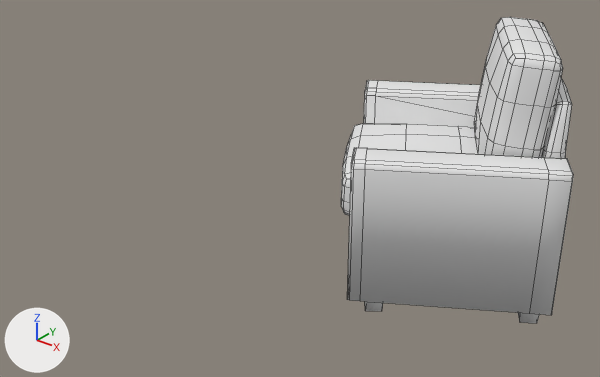
The FBX model Models/FBX/Chair/Chair LP.fbx as it was, and as the next commit left it.
Before and after are seen from a camera (50 mm lens) standing at (2.85, -2.53, 2.34) and looking at (0.45, 0.48, 0.47). The axes (+X, +Y, +Z) are drawn at lower left. The lights are the same throughout. Mesh edges are drawn as thin lines. Where no turn or scale is listed for an object, it has been applied to the vertices.

Before the edit, the objects in view are built like this:
```python
me_cube = bpy.data.meshes.new('Cube')
me_cube.from_pydata(...)  # 459 vertices, 460 faces; spans x -0.65..0.79, y -0.71..0.8, z -0.11..1.18
# faces by material slot: [200, 260]
me_cube.materials.append(mat_material_012)  # white #e7e7e7
me_cube.materials.append(mat_material_005)  # white #e7e7e7
ob_chair_lp = bpy.data.objects.new('Chair LP', me_cube)
ob_chair_lp.location = (0.954, 0.964, 0.107)
```
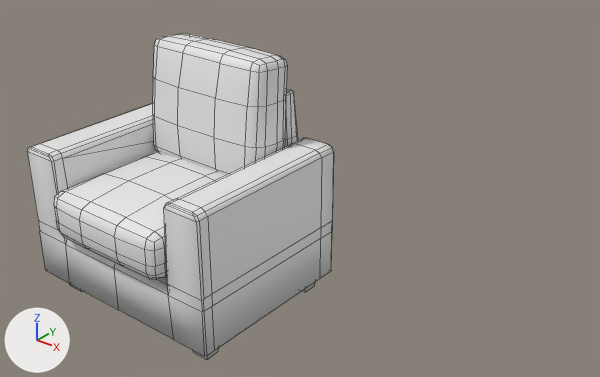
Pixel boxes (x1, y1, x2, y2) of what changed, in the pictures (600 x 377 px; the box of a moved part takes in the faces that stretch with it):
'Chair LP', reshaped, moved (32% wider, 7% taller)
    before: (341, 17, 573, 323)
    after: (27, 33, 334, 360)
part 1 of me_cube, moved or reshaped
    before: (518, 313, 540, 323)
    after: (302, 282, 315, 292)
part 2 of me_cube, moved or reshaped
    before: (365, 302, 383, 311)
    after: (193, 348, 219, 360)
part 3 of me_cube, moved or reshaped
    before: (474, 17, 563, 157)
    after: (153, 33, 288, 175)
part 4 of me_cube, moved or reshaped
    before: (341, 123, 478, 216)
    after: (54, 152, 225, 279)
part 5 of me_cube, rebuilt (36% wider, 13% taller)
    before: (347, 78, 573, 315)
    after: (27, 89, 334, 356)

The change, as a diff of the scene's bpy script:
```diff
--- a/Models/FBX/Chair/Chair LP.fbx.py
+++ b/Models/FBX/Chair/Chair LP.fbx.py
@@ me_cube @@
 # used by ob_chair_lp; location = (0.954, 0.964, 0.107)
-me_cube.from_pydata(...)  # 459 vertices, 460 faces; spans x -0.65..0.79, y -0.71..0.8, z -0.11..1.18
+me_cube.from_pydata(...)  # 487 vertices, 486 faces; spans x -0.6..0.6, y -0.47..0.61, z -0.11..1.18
+# me_cube part 1: the loose piece of 8 vertices spanning x 0.58..0.73, y -0.24..-0.09, z -0.11..0.0 is turned 58.8 degrees about the z axis through the mesh origin
+# me_cube part 2: the loose piece of 8 vertices spanning x -0.06..0.08, y -0.62..-0.47, z -0.11..0.0 is turned 58.8 degrees about the z axis through the mesh origin
+# me_cube part 3: the loose piece of 132 vertices spanning x 0.0..0.6, y -0.2..0.56, z 0.53..1.18 is turned 58.8 degrees about the z axis through the mesh origin, in mat_material_012 (white #e7e7e7)
+# me_cube part 4: the loose piece of 132 vertices spanning x -0.57..0.53, y -0.54..0.52, z 0.3..0.58 is turned 58.8 degrees about the z axis through the mesh origin, in mat_material_012 (white #e7e7e7)
+# me_cube part 5: the loose piece of 163 vertices spanning x -0.65..0.79, y -0.71..0.8, z 0.0..0.96 is rebuilt with 191 vertices and now spans x -0.6..0.6, y -0.4..0.61, z 0.0..0.96
 me_cube.materials.append(mat_material_012)
-me_cube.materials.append(mat_material_005)  # white #e7e7e7
@@ ob_chair_lp @@
 ob_chair_lp = bpy.data.objects.new('Chair LP', me_cube)
-ob_chair_lp.location = (0.954, 0.964, 0.107)
+ob_chair_lp.location = (0.0, 0.0, 0.0)
```
